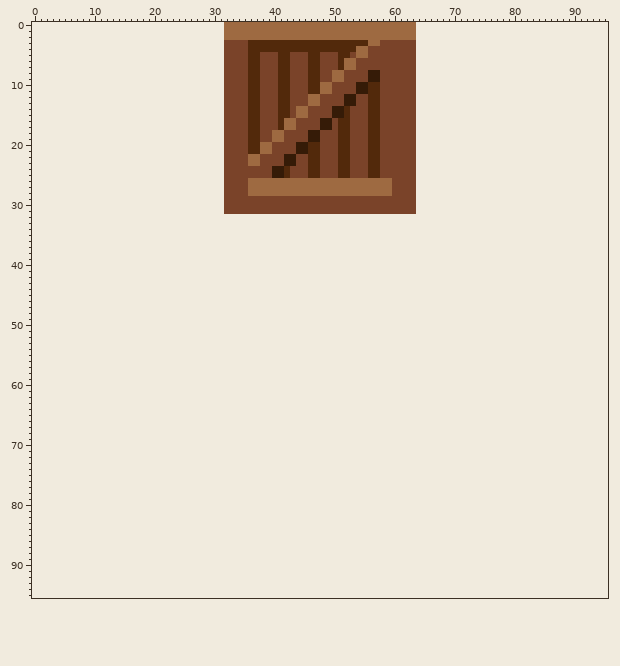
Edited in one commit: sprite sheet (assets/crate.png). The picture above was drawn from the file before the commit.
The file is 32x32 pixels. The old version is drawn lined up with the new one, on the new canvas.
After:
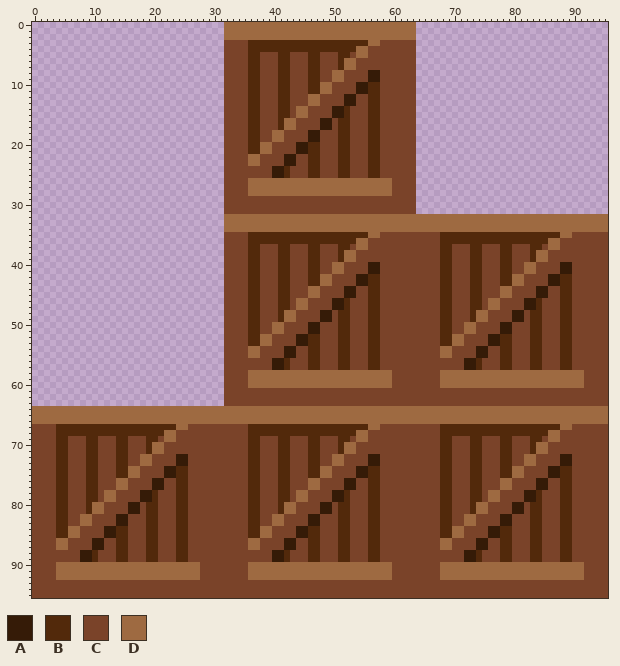
Palette (. is transparent): A #351b07  B #52290b  C #7a4329  D #9e6a41
From old to new:
canvas 32x32 -> 96x96, the old top-left corner now at 32,0
y 32..34: x 32..95 ................................................................ -> DDDDDDDDDDDDDDDDDDDDDDDDDDDDDDDDDDDDDDDDDDDDDDDDDDDDDDDDDDDDDDDD
y 35: x 32..95 ................................................................ -> CCCCBBBBBBBBBBBBBBBBBBBBDDCCCCCCCCCCBBBBBBBBBBBBBBBBBBBBDDCCCCCC
y 36: x 32..95 ................................................................ -> CCCCBBBBBBBBBBBBBBBBBBDDCCCCCCCCCCCCBBBBBBBBBBBBBBBBBBDDCCCCCCCC
y 37: x 32..95 ................................................................ -> CCCCBBCCCBBCCCBBCCCBBCDDCCCCCCCCCCCCBBCCCBBCCCBBCCCBBCDDCCCCCCCC
y 38..39: x 32..95 ................................................................ -> CCCCBBCCCBBCCCBBCCCBDDCCCCCCCCCCCCCCBBCCCBBCCCBBCCCBDDCCCCCCCCCC
y 40..41: x 32..95 ................................................................ -> CCCCBBCCCBBCCCBBCCDDCCCCAACCCCCCCCCCBBCCCBBCCCBBCCDDCCCCAACCCCCC
y 42..43: x 32..95 ................................................................ -> CCCCBBCCCBBCCCBBDDCCCCAABBCCCCCCCCCCBBCCCBBCCCBBDDCCCCAABBCCCCCC
y 44..45: x 32..95 ................................................................ -> CCCCBBCCCBBCCCDDCCCCAACCBBCCCCCCCCCCBBCCCBBCCCDDCCCCAACCBBCCCCCC
y 46..47: x 32..95 ................................................................ -> CCCCBBCCCBBCDDCCCCAABCCCBBCCCCCCCCCCBBCCCBBCDDCCCCAABCCCBBCCCCCC
y 48..49: x 32..95 ................................................................ -> CCCCBBCCCBDDCCCCAACBBCCCBBCCCCCCCCCCBBCCCBDDCCCCAACBBCCCBBCCCCCC
y 50..51: x 32..95 ................................................................ -> CCCCBBCCDDCCCCAACCCBBCCCBBCCCCCCCCCCBBCCDDCCCCAACCCBBCCCBBCCCCCC
y 52..53: x 32..95 ................................................................ -> CCCCBBDDCCCCAABBCCCBBCCCBBCCCCCCCCCCBBDDCCCCAABBCCCBBCCCBBCCCCCC
y 54..55: x 32..95 ................................................................ -> CCCCDDCCCCAACCBBCCCBBCCCBBCCCCCCCCCCDDCCCCAACCBBCCCBBCCCBBCCCCCC
y 56..57: x 32..95 ................................................................ -> CCCCCCCCAABCCCBBCCCBBCCCBBCCCCCCCCCCCCCCAABCCCBBCCCBBCCCBBCCCCCC
y 58..60: x 32..95 ................................................................ -> CCCCDDDDDDDDDDDDDDDDDDDDDDDDCCCCCCCCDDDDDDDDDDDDDDDDDDDDDDDDCCCC
y 61..63: x 32..95 ................................................................ -> CCCCCCCCCCCCCCCCCCCCCCCCCCCCCCCCCCCCCCCCCCCCCCCCCCCCCCCCCCCCCCCC
y 64..66: x 0..95 ................................................................................................ -> DDDDDDDDDDDDDDDDDDDDDDDDDDDDDDDDDDDDDDDDDDDDDDDDDDDDDDDDDDDDDDDDDDDDDDDDDDDDDDDDDDDDDDDDDDDDDDDD
y 67: x 0..95 ................................................................................................ -> CCCCBBBBBBBBBBBBBBBBBBBBDDCCCCCCCCCCBBBBBBBBBBBBBBBBBBBBDDCCCCCCCCCCBBBBBBBBBBBBBBBBBBBBDDCCCCCC
y 68: x 0..95 ................................................................................................ -> CCCCBBBBBBBBBBBBBBBBBBDDCCCCCCCCCCCCBBBBBBBBBBBBBBBBBBDDCCCCCCCCCCCCBBBBBBBBBBBBBBBBBBDDCCCCCCCC
y 69: x 0..95 ................................................................................................ -> CCCCBBCCCBBCCCBBCCCBBCDDCCCCCCCCCCCCBBCCCBBCCCBBCCCBBCDDCCCCCCCCCCCCBBCCCBBCCCBBCCCBBCDDCCCCCCCC
y 70..71: x 0..95 ................................................................................................ -> CCCCBBCCCBBCCCBBCCCBDDCCCCCCCCCCCCCCBBCCCBBCCCBBCCCBDDCCCCCCCCCCCCCCBBCCCBBCCCBBCCCBDDCCCCCCCCCC
y 72..73: x 0..95 ................................................................................................ -> CCCCBBCCCBBCCCBBCCDDCCCCAACCCCCCCCCCBBCCCBBCCCBBCCDDCCCCAACCCCCCCCCCBBCCCBBCCCBBCCDDCCCCAACCCCCC
y 74..75: x 0..95 ................................................................................................ -> CCCCBBCCCBBCCCBBDDCCCCAABBCCCCCCCCCCBBCCCBBCCCBBDDCCCCAABBCCCCCCCCCCBBCCCBBCCCBBDDCCCCAABBCCCCCC
y 76..77: x 0..95 ................................................................................................ -> CCCCBBCCCBBCCCDDCCCCAACCBBCCCCCCCCCCBBCCCBBCCCDDCCCCAACCBBCCCCCCCCCCBBCCCBBCCCDDCCCCAACCBBCCCCCC
y 78..79: x 0..95 ................................................................................................ -> CCCCBBCCCBBCDDCCCCAABCCCBBCCCCCCCCCCBBCCCBBCDDCCCCAABCCCBBCCCCCCCCCCBBCCCBBCDDCCCCAABCCCBBCCCCCC
y 80..81: x 0..95 ................................................................................................ -> CCCCBBCCCBDDCCCCAACBBCCCBBCCCCCCCCCCBBCCCBDDCCCCAACBBCCCBBCCCCCCCCCCBBCCCBDDCCCCAACBBCCCBBCCCCCC
y 82..83: x 0..95 ................................................................................................ -> CCCCBBCCDDCCCCAACCCBBCCCBBCCCCCCCCCCBBCCDDCCCCAACCCBBCCCBBCCCCCCCCCCBBCCDDCCCCAACCCBBCCCBBCCCCCC
y 84..85: x 0..95 ................................................................................................ -> CCCCBBDDCCCCAABBCCCBBCCCBBCCCCCCCCCCBBDDCCCCAABBCCCBBCCCBBCCCCCCCCCCBBDDCCCCAABBCCCBBCCCBBCCCCCC
y 86..87: x 0..95 ................................................................................................ -> CCCCDDCCCCAACCBBCCCBBCCCBBCCCCCCCCCCDDCCCCAACCBBCCCBBCCCBBCCCCCCCCCCDDCCCCAACCBBCCCBBCCCBBCCCCCC
y 88..89: x 0..95 ................................................................................................ -> CCCCCCCCAABCCCBBCCCBBCCCBBCCCCCCCCCCCCCCAABCCCBBCCCBBCCCBBCCCCCCCCCCCCCCAABCCCBBCCCBBCCCBBCCCCCC
y 90..92: x 0..95 ................................................................................................ -> CCCCDDDDDDDDDDDDDDDDDDDDDDDDCCCCCCCCDDDDDDDDDDDDDDDDDDDDDDDDCCCCCCCCDDDDDDDDDDDDDDDDDDDDDDDDCCCC
y 93..95: x 0..95 ................................................................................................ -> CCCCCCCCCCCCCCCCCCCCCCCCCCCCCCCCCCCCCCCCCCCCCCCCCCCCCCCCCCCCCCCCCCCCCCCCCCCCCCCCCCCCCCCCCCCCCCCC
